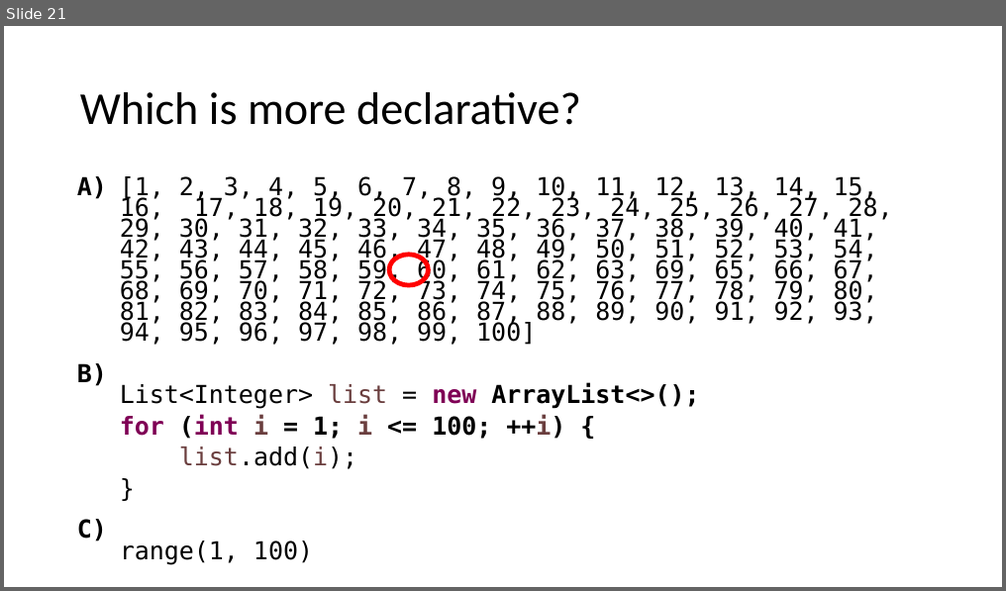
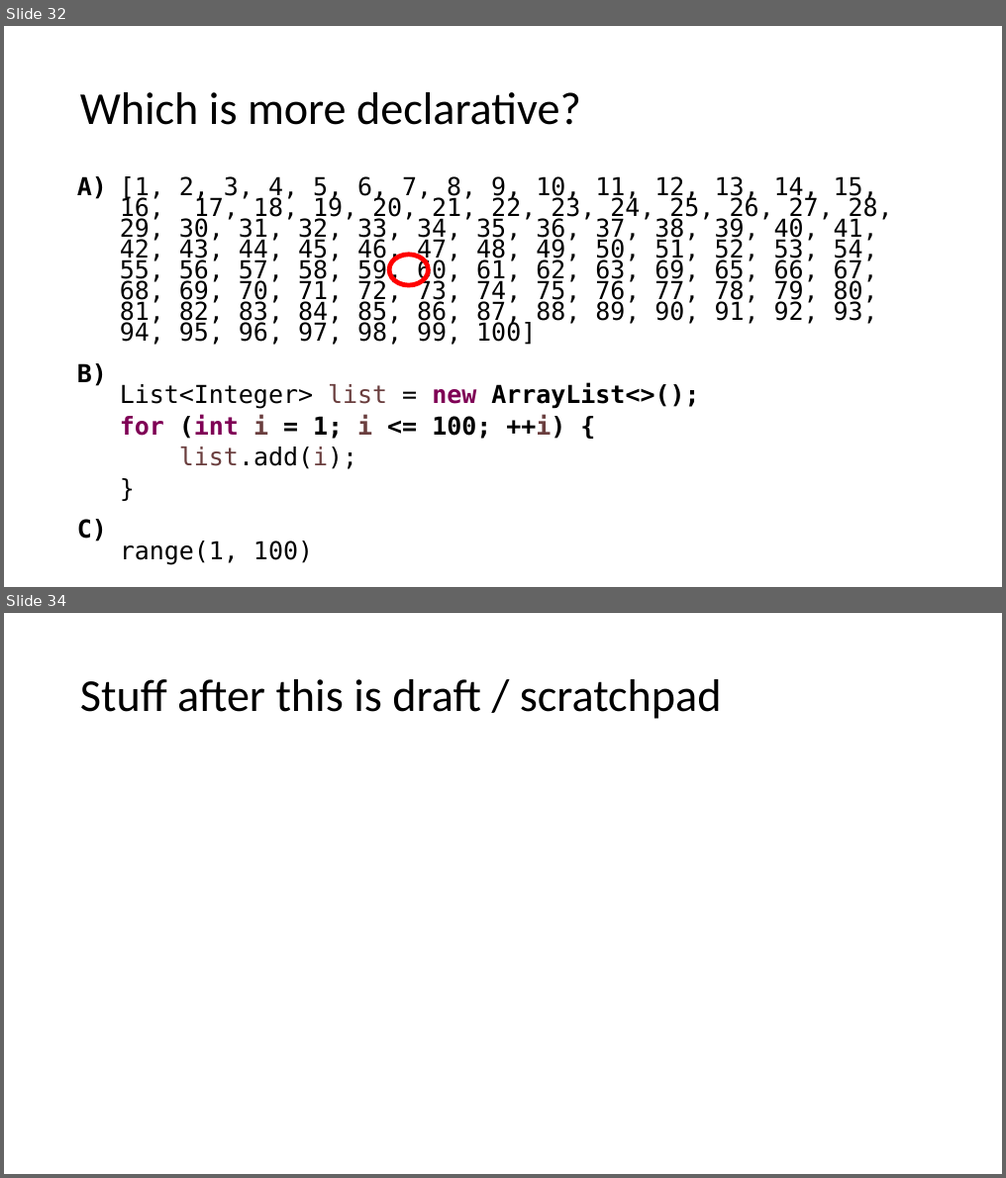
Before and after one commit to diffplug/sockets-and-plugs, a slide deck: Socket and Plugs.pptx. Shown one above the other, each under a label of ours: slide 21 before the commit, slides 32 and 34 after it; the slides between them are not shown. The pictures are 1006x591 and 1006x1178 pixels, drawn with LibreOffice and Linux fonts; fonts in the diff are those of the drawing. Boxes give left, top, right and bottom in pixels: in the first picture for what was removed or moved away, otherwise in the second. Text is boxed around its words. In the diff, an @@ line names an element or a change of style, - is before the commit and + after.

```diff
--- a/Socket and Plugs.pptx
+++ b/Socket and Plugs.pptx
@@ slide 34 added at <box>4,613,1002,1174</box>, background #FFFFFF @@
@@ title added at <box>80,679,722,719</box>, 44 pt, text #000000 @@
+Stuff after this is draft / scratchpad
@@ what was slide 21 is now slide 32 @@
```
Also in this commit, not shown: 1 slide changed, 18 other slides added, 4 slides removed, 19 other files.
